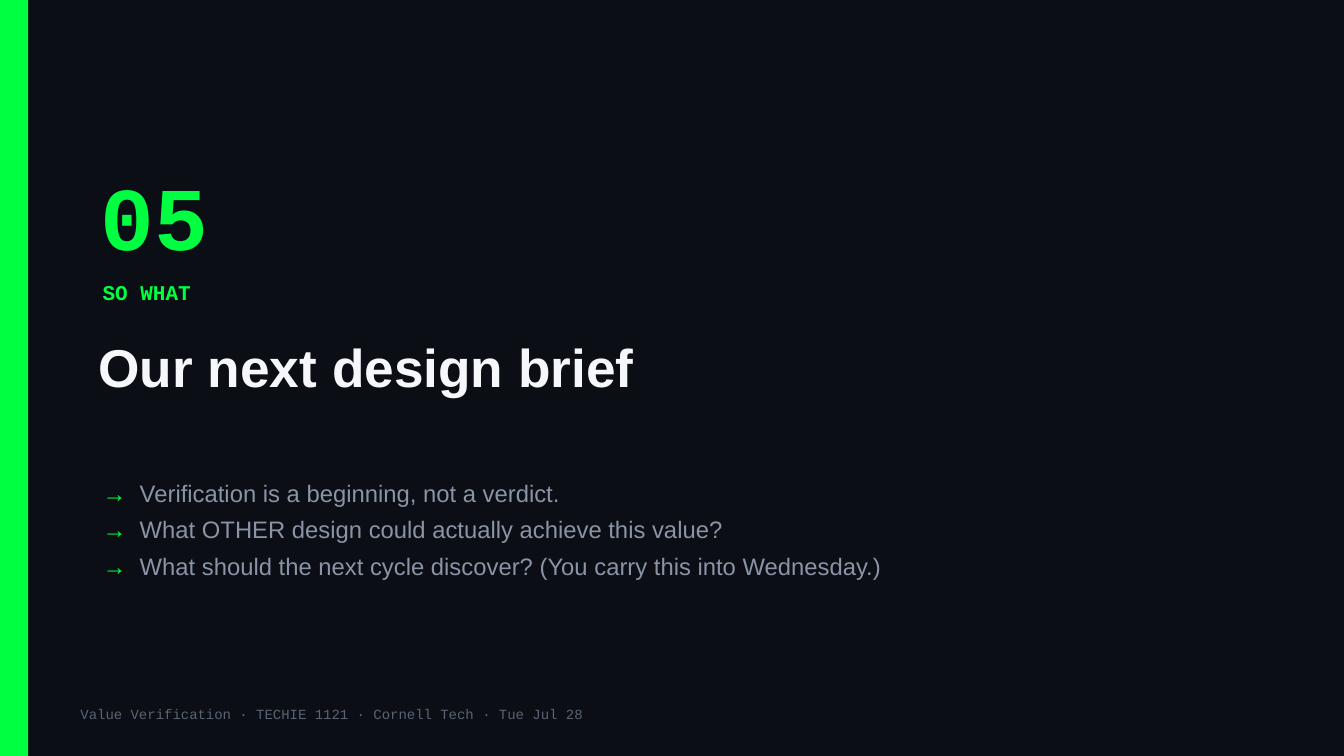
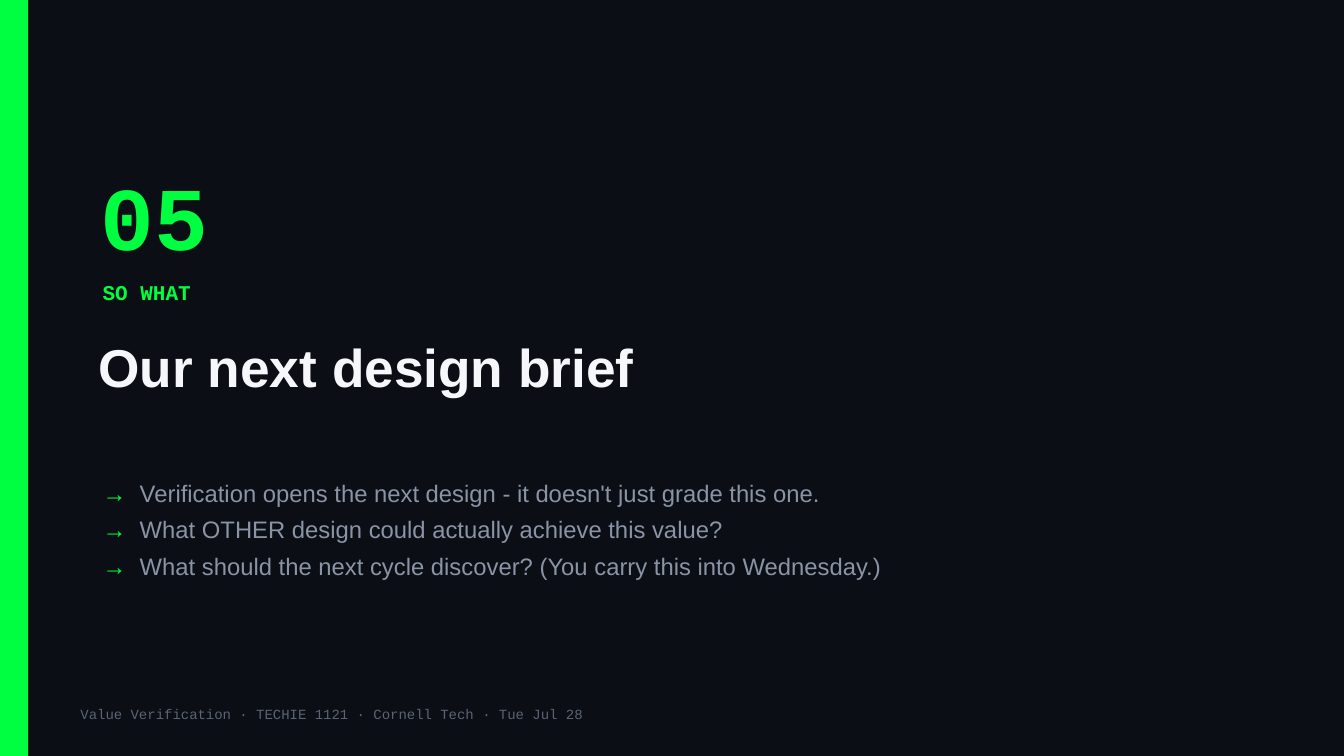
Before and after one commit to Cornell-Tech-Vibe-Coding-Summer-2026/website, a slide deck: slide 10 of slides/team-decks/Week3-Tue-chezborgar.pptx. Drawn at 1344x756 pixels with LibreOffice and Linux fonts; fonts in the diff are those of the drawing. Boxes give left, top, right and bottom in pixels: in the first picture for what was removed or moved away, otherwise in the second. Text is boxed around its words. In the diff, an @@ line names an element or a change of style, - is before the commit and + after.

```diff
--- a/slides/team-decks/Week3-Tue-chezborgar.pptx
+++ b/slides/team-decks/Week3-Tue-chezborgar.pptx
@@ text at bbox=[140, 485, 819, 507]: text changed @@
-→ Verification is a beginning, not a verdict.
+→ Verification opens the next design - it doesn't just grade this one.
```
Also in this commit, not shown: 12 other files.
